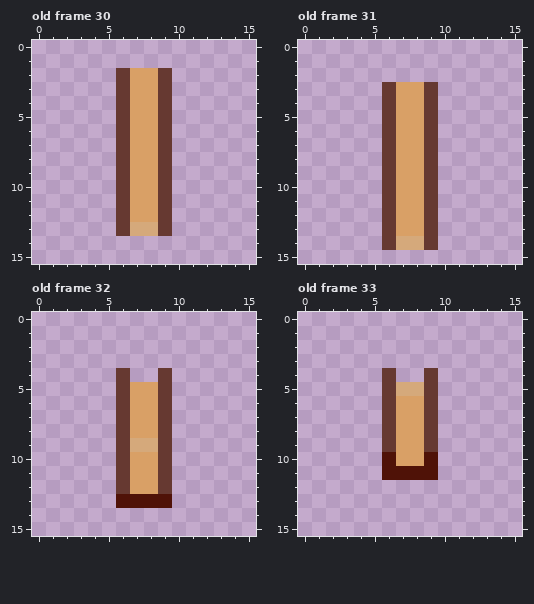
Pixel-art file -- Assets/Graphics/tiles/Book Animation.aseprite. Above: the version before the commit.
16x16 pixels, 82 frames. Shown: old frame 30, old frame 31, old frame 32, old frame 33. The commit also changed other frames, which this record leaves out.
After:
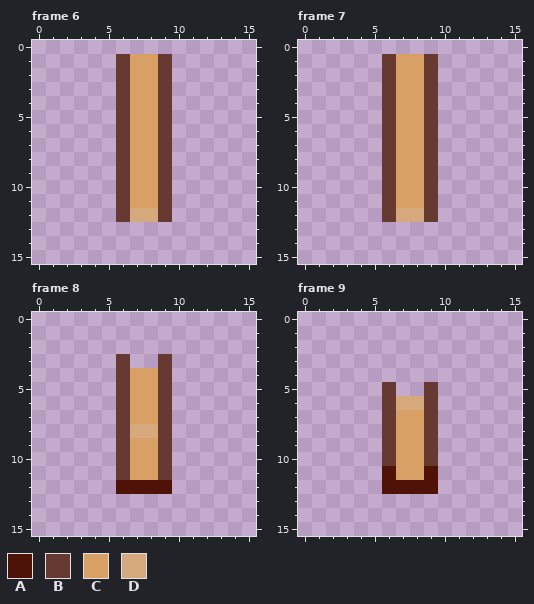
Palette (. is transparent): A #4f1207  B #663931  C #d9a066  D #d5a97b
A new or re-ordered frame is compared with the old frame closest to it.
Difference:
frames 82 -> 58
Frame 6 against old frame 30:
The edit adds colour B in row 1 at x 6 and 9.
The edit adds colour C in row 1 at x 7 to 8.
Colour C gives way to colour D in row 12 at x 7 to 8.
Colour B is gone in row 13 at x 6 and 9.
Colour D is gone in row 13 at x 7 to 8.
Frame 7 against old frame 31:
The edit adds colour B in rows 1 to 2 at x 6 and 9.
The edit adds colour C in rows 1 to 2 at x 7 to 8.
Colour C gives way to colour D in row 12 at x 7 to 8.
Colour B is gone in rows 13 to 14 at x 6 and 9.
Colour C is gone in row 13 at x 7 to 8.
Colour D is gone in row 14 at x 7 to 8.
Frame 8 against old frame 32:
Colour B gives way to colour A in row 12 at x 6 and 9.
Colour C gives way to colour A in row 12 at x 7 to 8.
The edit adds colour B in row 3 at x 6 and 9.
The edit adds colour C in row 4 at x 7 to 8.
Colour D gives way to colour C in row 9 at x 7 to 8.
Colour C gives way to colour D in row 8 at x 7 to 8.
Colour A is gone in row 13 at x 6 to 9.
Frame 9 is new; against old frame 33:
The edit adds colour A in row 12 at x 6 to 9.
Colour A gives way to colour B in row 10 at x 6 and 9.
Colour A gives way to colour C in row 11 at x 7 to 8.
Colour C gives way to colour D in row 6 at x 7 to 8.
Colour B is gone in row 4 at x 6 and 9.
Colour D is gone in row 5 at x 7 to 8.
Where, in picture pixels (left, top, right, bottom), the same in both pictures:
added: (116, 54, 172, 68)
changed: (116, 208, 172, 236)
added: (382, 54, 438, 82)
changed: (382, 208, 438, 250)
changed: (116, 354, 172, 508)
changed: (382, 368, 438, 494)
